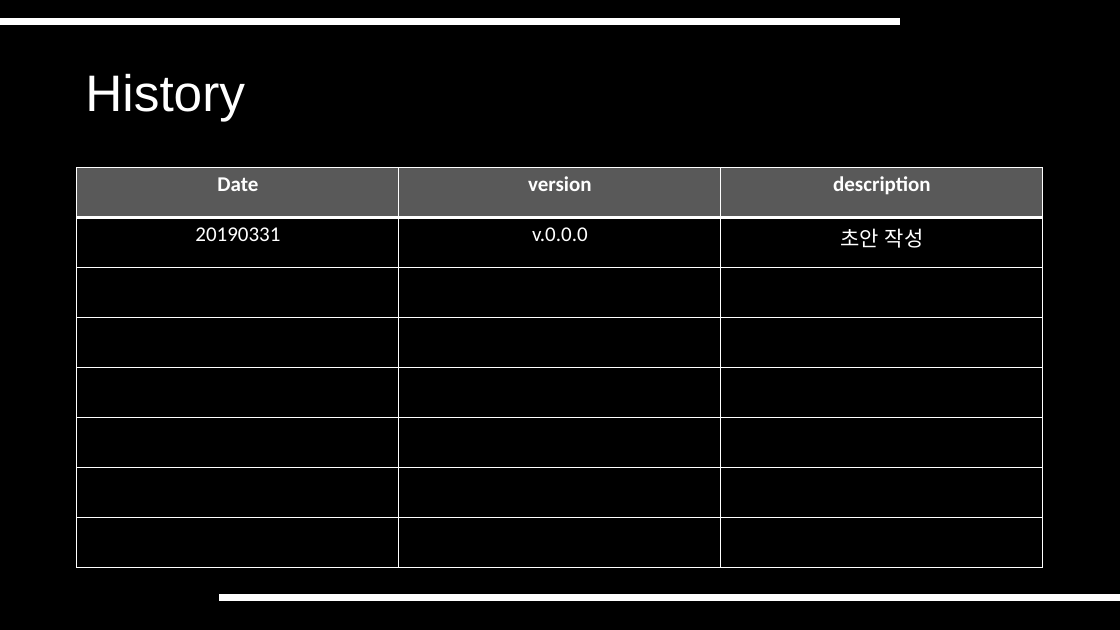
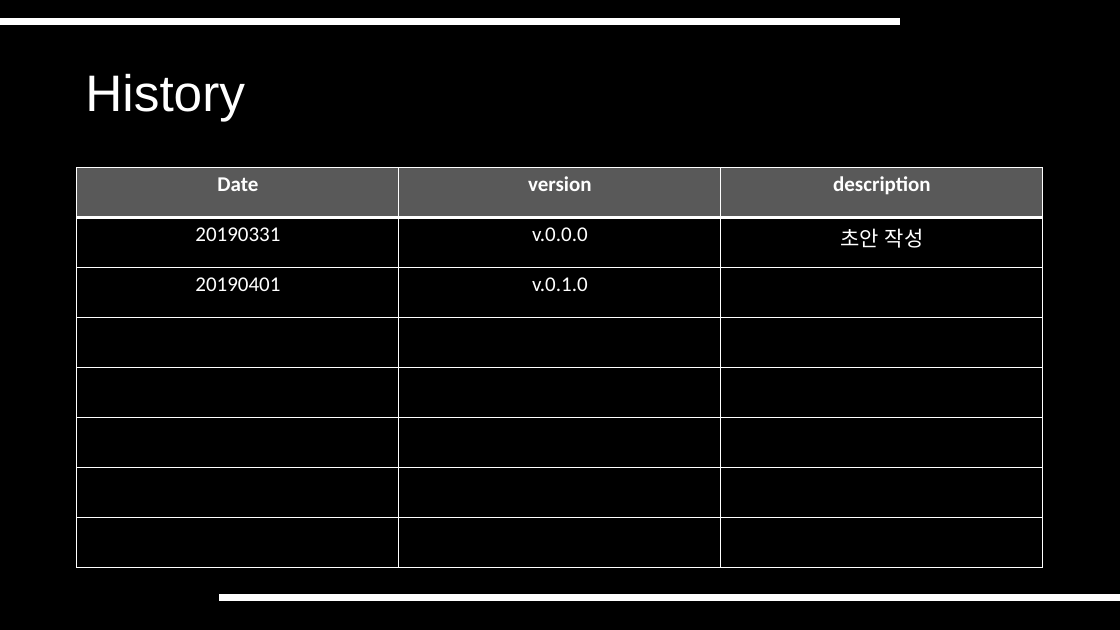
Before and after one commit to SeungHwanK/Team-K_5, a slide deck: slide 2 of 2. 김종욱 교수님 미팅 준비 자료/Subjects.pptx. Drawn at 1120x630 pixels with LibreOffice and Linux fonts; fonts in the diff are those of the drawing. Boxes give left, top, right and bottom in pixels: in the first picture for what was removed or moved away, otherwise in the second. Text is boxed around its words. In the diff, an @@ line names an element or a change of style, - is before the commit and + after.

```diff
--- a/2. 김종욱 교수님 미팅 준비 자료/Subjects.pptx
+++ b/2. 김종욱 교수님 미팅 준비 자료/Subjects.pptx
@@ table at [77,168,1043,568] @@
+row 3: 20190401 | v.0.1.0 | 
-row 8:  |  | 
```
Also in this commit, not shown: 2 other slides changed.
